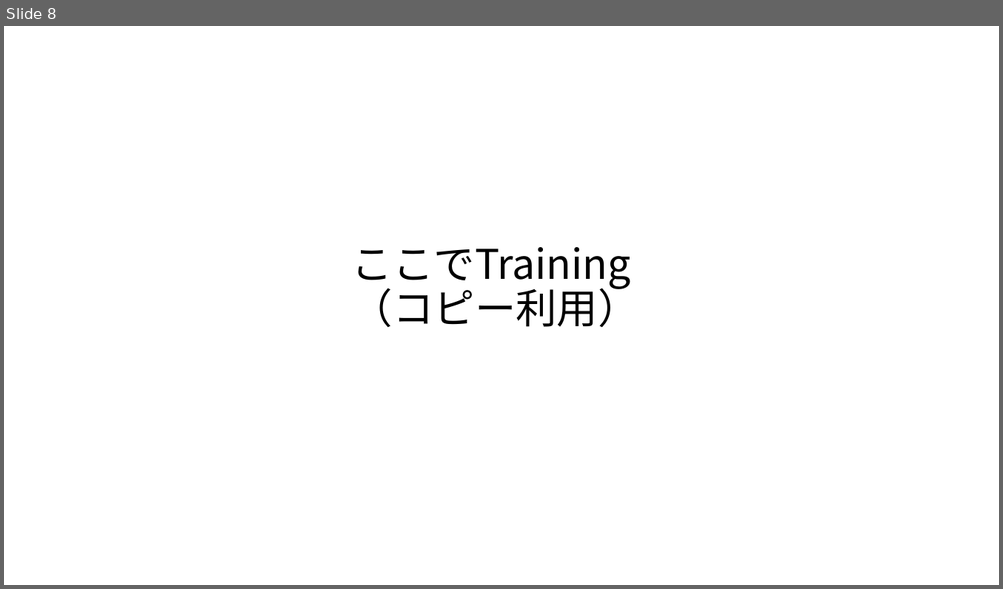
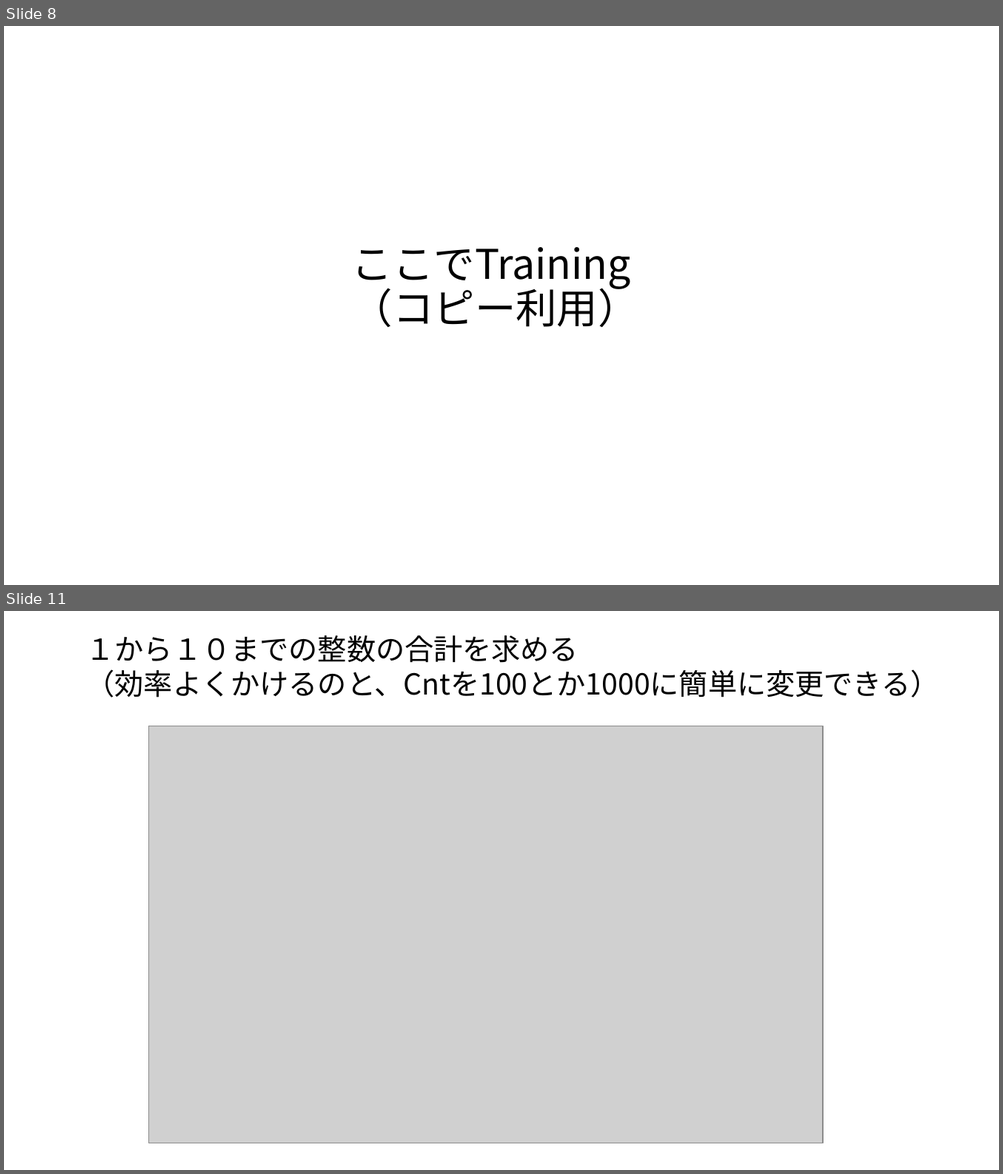
Before and after one commit to masakage/algorithm, a slide deck: docs/第4回繰り返し処理.pptx. Shown one above the other, each under a label of ours: slide 8 before the commit, slides 8 and 11 after it; the slides between them are not shown. The pictures are 1003x589 and 1003x1174 pixels, drawn with LibreOffice and Linux fonts; fonts in the diff are those of the drawing; grey boxes stand for pictures. Boxes give left, top, right and bottom in pixels: in the first picture for what was removed or moved away, otherwise in the second. Text is boxed around its words. In the diff, an @@ line names an element or a change of style, - is before the commit and + after.

```diff
--- a/docs/第4回繰り返し処理.pptx
+++ b/docs/第4回繰り返し処理.pptx
@@ slide 11 added at <box>4,611,999,1170</box>, background #FFFFFF @@
@@ text added at <box>86,635,939,698</box>, 28 pt, text #000000 @@
+１から１０までの整数の合計を求める
+（効率よくかけるのと、Cntを100とか1000に簡単に変更できる）
@@ picture added at <box>149,726,822,1144</box> @@
```
Also in this commit, not shown: 2 slides changed, 6 other slides added, 4 other files.
